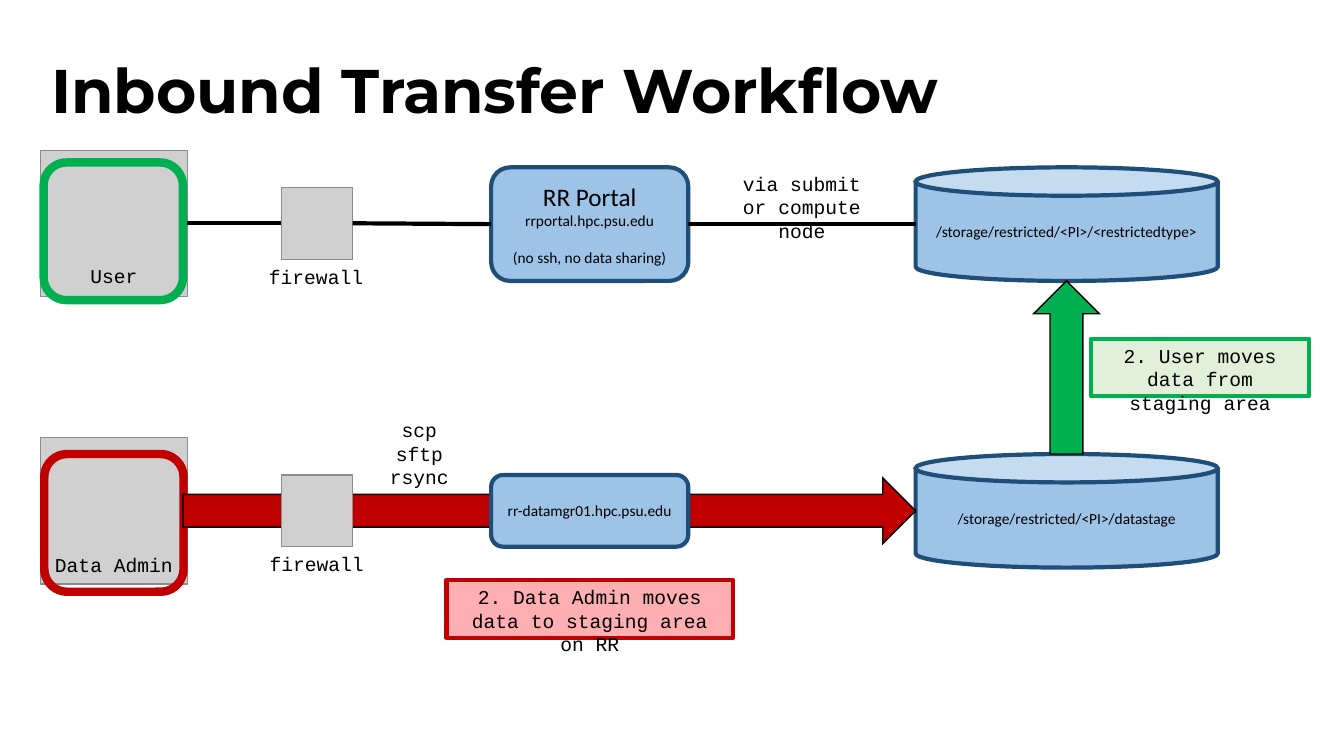
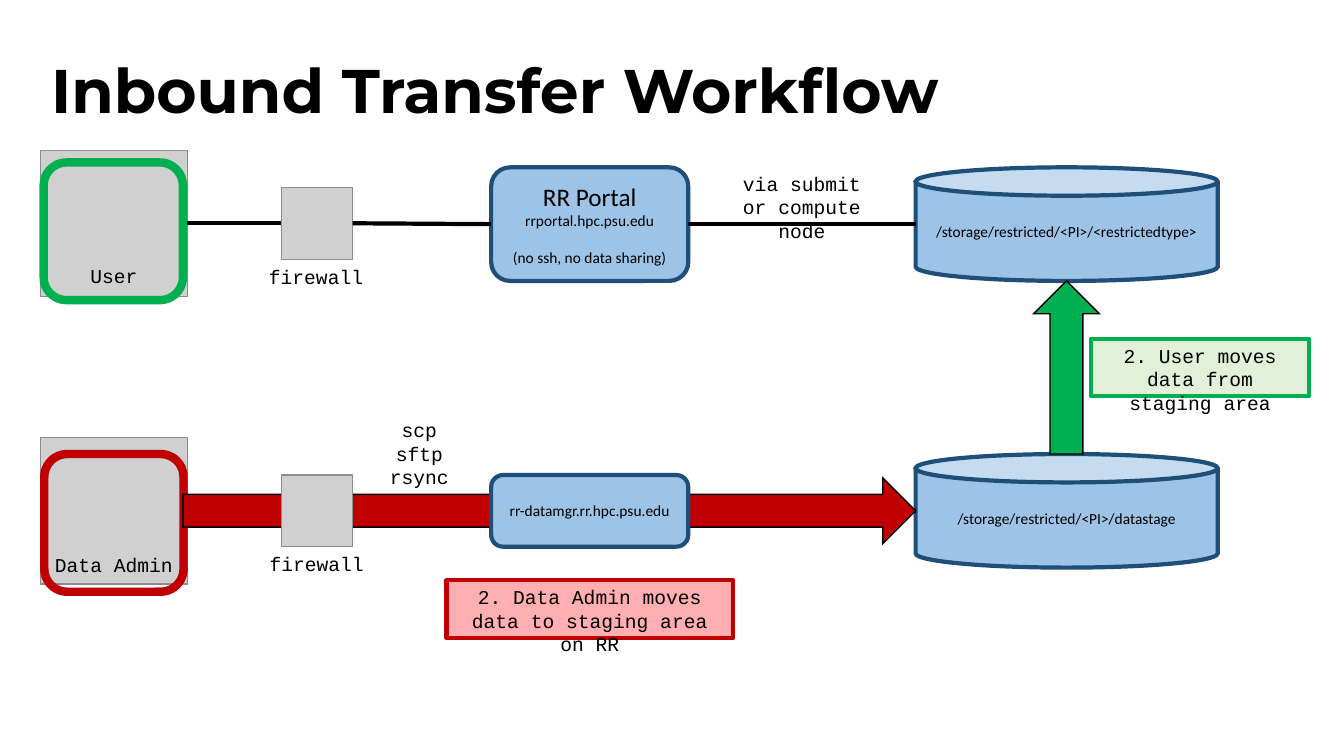
Before and after one commit to stmilne/icds_docs, a slide deck: slide 6 of docs/img/icds_docs_images.pptx. Drawn at 1344x756 pixels with LibreOffice and Linux fonts; fonts in the diff are those of the drawing; grey boxes stand for pictures; background and template pictures are left out. Boxes give left, top, right and bottom in pixels: in the first picture for what was removed or moved away, otherwise in the second. Text is boxed around its words. In the diff, an @@ line names an element or a change of style, - is before the commit and + after.

```diff
--- a/docs/img/icds_docs_images.pptx
+++ b/docs/img/icds_docs_images.pptx
@@ text in rounded rectangle at [510,505,670,519]: text changed @@
-rr-datamgr01.hpc.psu.edu
+rr-datamgr.rr.hpc.psu.edu
```
Also in this commit, not shown: 1 other slide changed, 2 other files.
